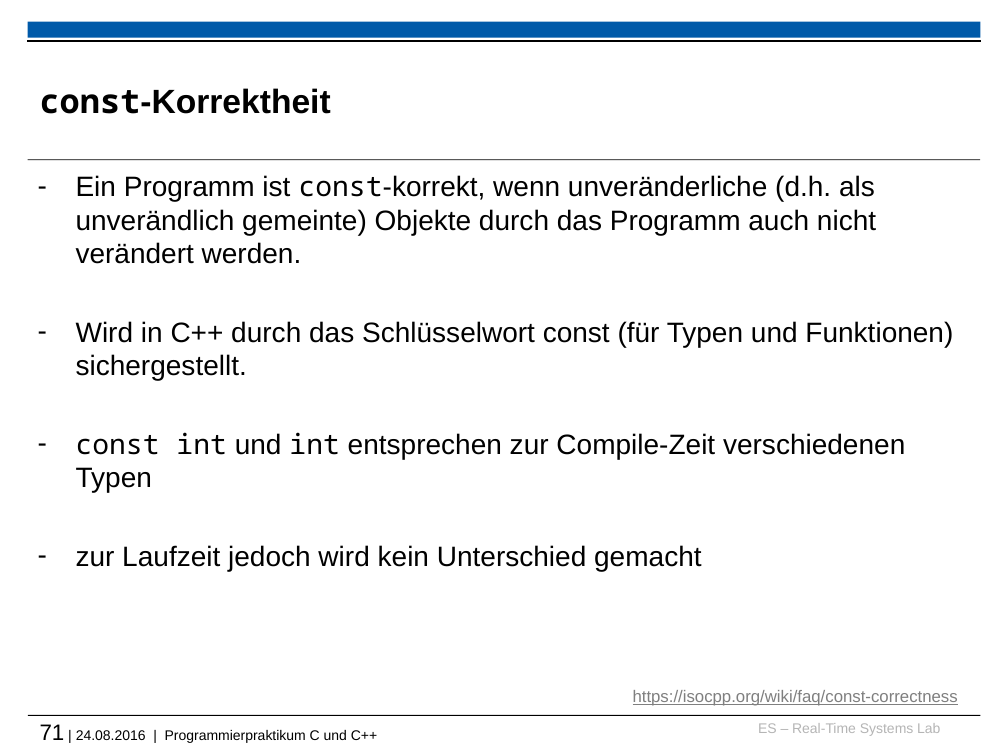
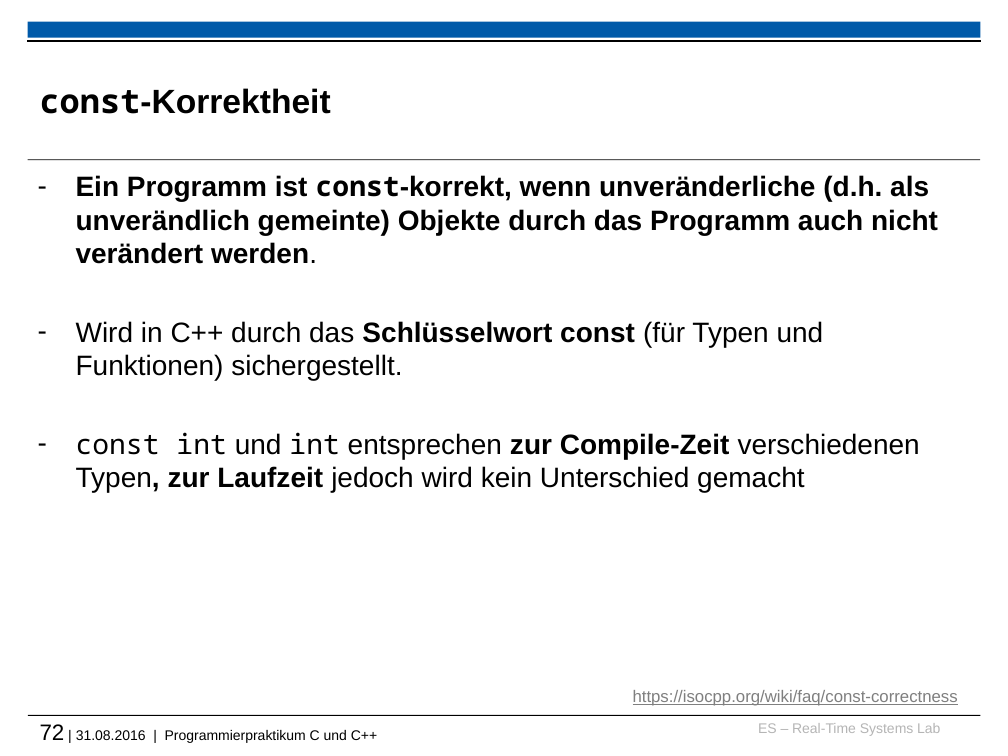
Before and after one commit to h82k/tud-cppp, a slide deck: slide 72 of cppp_lecture.pptx (slide 71 before the commit). Drawn at 1008x756 pixels with LibreOffice and Linux fonts; fonts in the diff are those of the drawing; background and template pictures are left out. Boxes give left, top, right and bottom in pixels: in the first picture for what was removed or moved away, otherwise in the second. Text is boxed around its words. In the diff, an @@ line names an element or a change of style, - is before the commit and + after.

```diff
--- a/cppp_lecture.pptx
+++ b/cppp_lecture.pptx
@@ text at bbox=[76, 175, 938, 381]: bold on in "Ein Programm ist const-korrekt, wenn unveränderliche (d.h. ...", "Schlüsselwort const" @@
@@ text at bbox=[76, 432, 920, 493]: text changed @@
-– const int und int entsprechen zur Compile-Zeit verschiedenen Typen
-– zur Laufzeit jedoch wird kein Unterschied gemacht
+– const int und int entsprechen zur Compile-Zeit verschiedenen Typen, zur Laufzeit jedoch wird kein Unterschied gemacht
@@ text at bbox=[40, 724, 377, 743]: text changed @@
-71 | 24.08.2016 | Programmierpraktikum C und C++
+72 | 31.08.2016 | Programmierpraktikum C und C++
```
Also in this commit, not shown: 25 other slides changed, 2 slides added, 1 slide removed, 1 other file.
